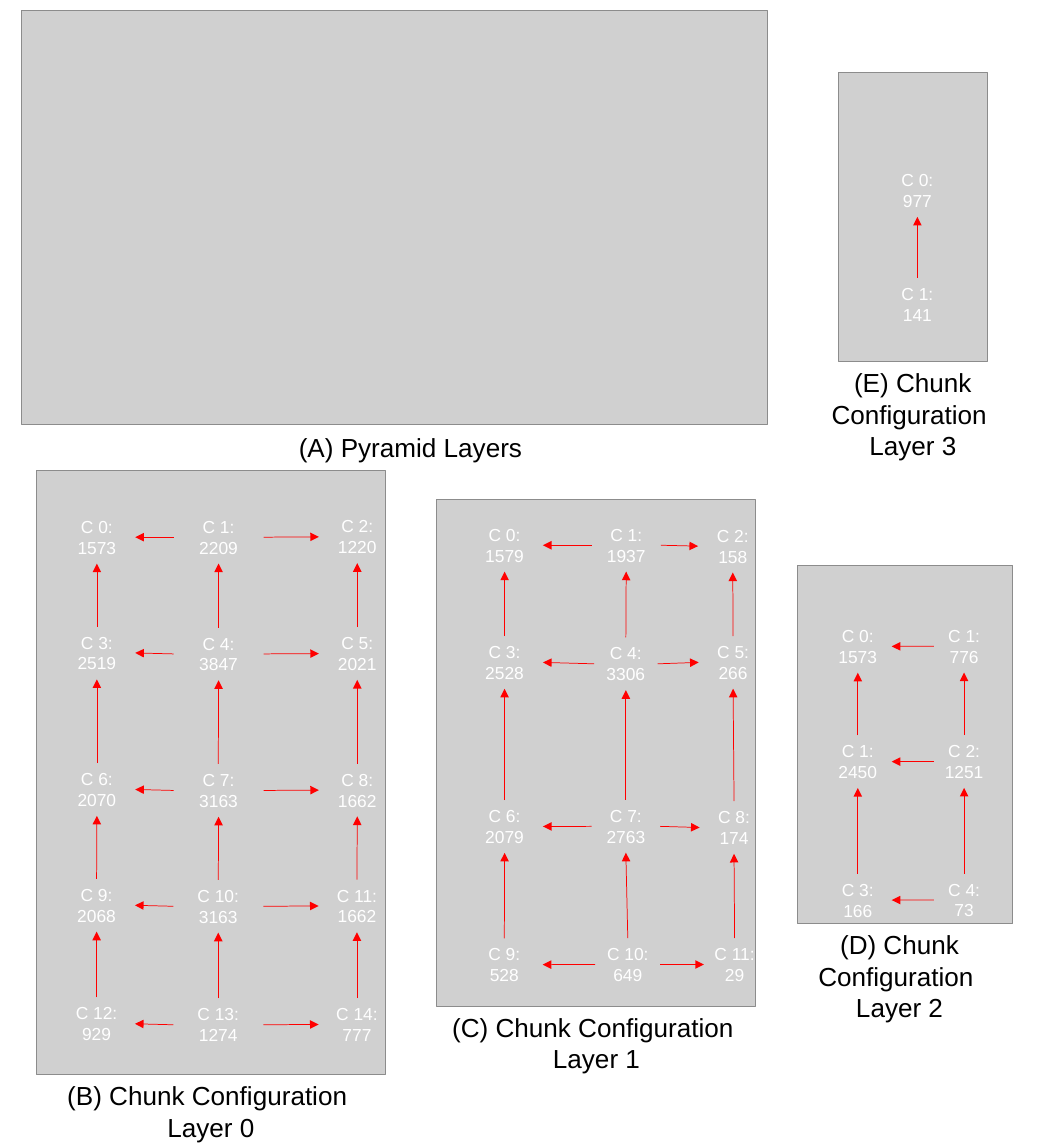
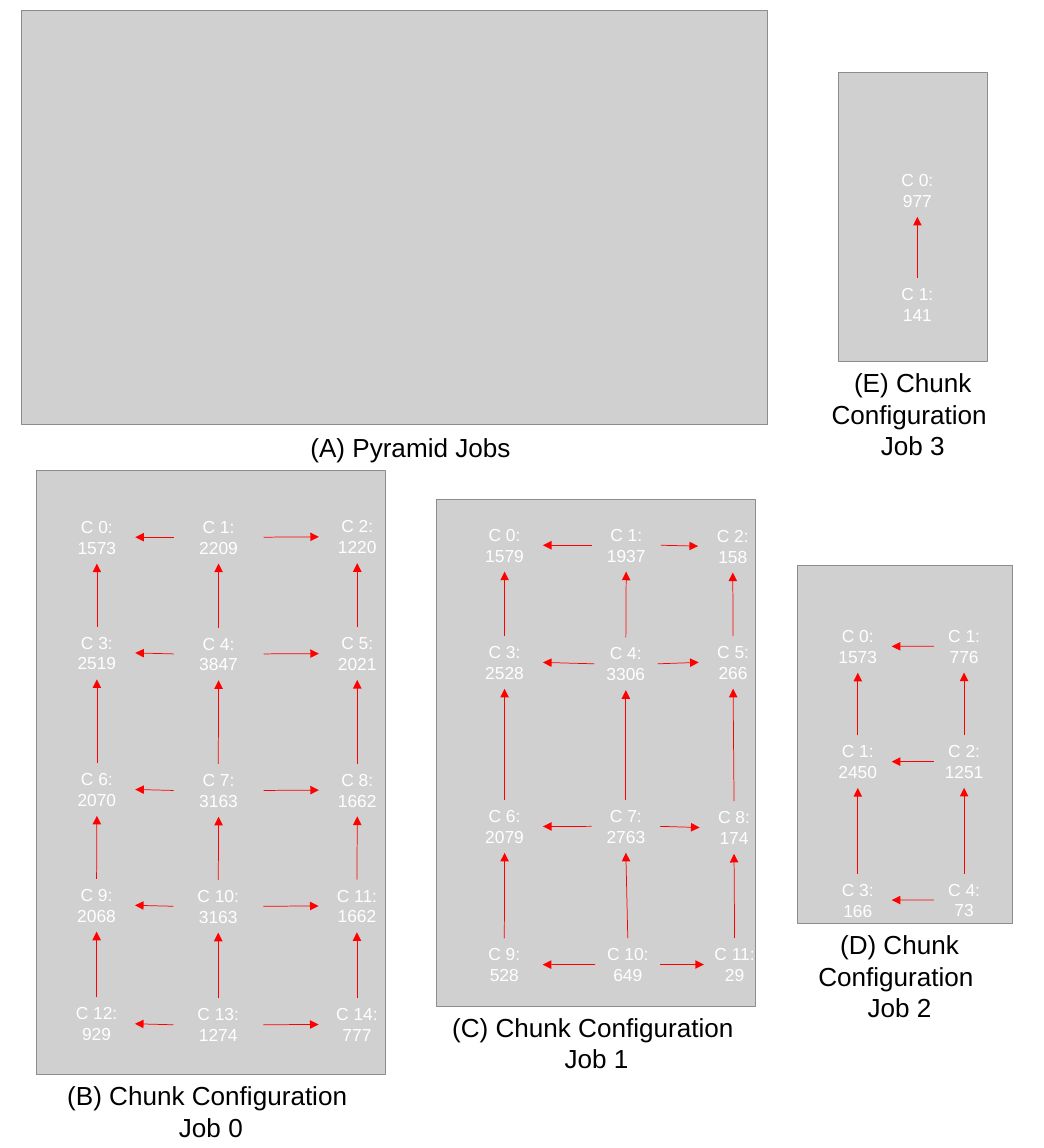
Before and after one commit to DanWebUT/Placement, a slide deck: slide 1 of Pictures/Figures/Figure 9.pptx. Drawn at 1044x1148 pixels with LibreOffice and Linux fonts; fonts in the diff are those of the drawing; grey boxes stand for pictures. Boxes give left, top, right and bottom in pixels: in the first picture for what was removed or moved away, otherwise in the second. Text is boxed around its words. In the diff, an @@ line names an element or a change of style, - is before the commit and + after.

```diff
--- a/Pictures/Figures/Figure 9.pptx
+++ b/Pictures/Figures/Figure 9.pptx
@@ text at box(310, 438, 510, 463): text changed @@
-(A) Pyramid Layers
+(A) Pyramid Jobs
@@ text at box(881, 436, 945, 456): text changed @@
-Layer 3
+Job 3
@@ text at box(868, 998, 932, 1018): text changed @@
-Layer 2
+Job 2
@@ text at box(565, 1049, 629, 1069): text changed @@
-Layer 1
+Job 1
@@ text at box(179, 1118, 243, 1138): text changed @@
-Layer 0
+Job 0
```
Also in this commit, not shown: 22 other files.
